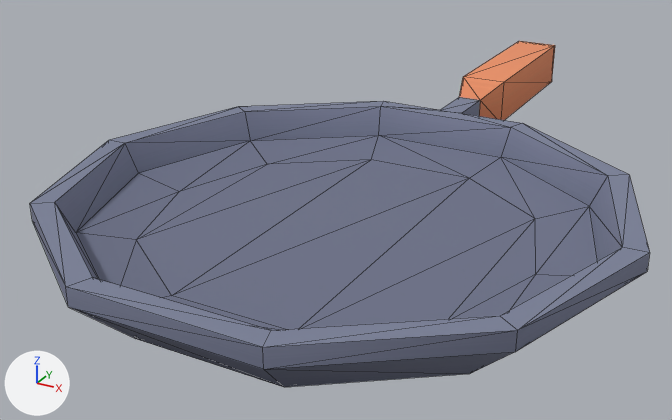
What one commit did to the glTF model assets/props/food/frying-pan.glb.
Before and after are seen from a 50 mm lens placed at (0.449, -0.827, 0.492), pointed at (-0.078, 0.132, 0.013). The axes (+X, +Y, +Z) are drawn at lower left. The lights are the same throughout. The first picture is the older version. Mesh edges are drawn as thin lines. Vertices at exactly the same position are counted once.

The first picture shows 'frying-pan'.
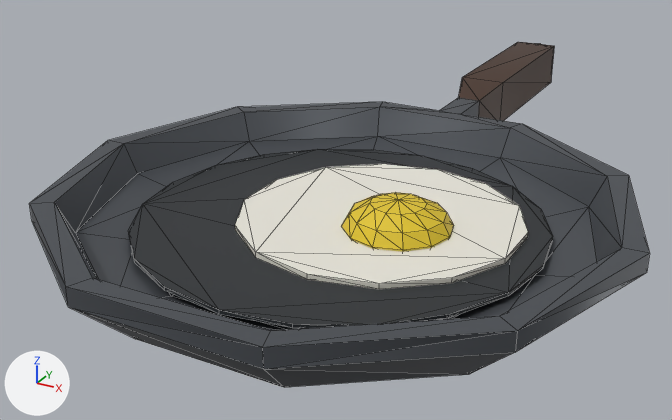
Where the change shows, as pixel boxes [x1, y1, x2, y2] in the pictures (672 x 420 px):
'frying-pan', reshaped, moved, rescaled: before [30, 41, 650, 387]; after [29, 42, 650, 387]
part 1 of me_frying_pan, added: after [128, 149, 553, 328]
part 2 of me_frying_pan, added: after [235, 164, 528, 289]
part 3 of me_frying_pan, added (yellow): after [342, 192, 454, 252]
part 4 of me_frying_pan, recoloured (darker): [30, 98, 650, 387] in both
part 5 of me_frying_pan, recoloured (darker): [459, 42, 554, 120] in both

Edits to the bpy script that builds the scene:
```text
Add mat_steel:
    mat_steel = principled_material('steel')
    mat_steel.base_color = (0.32, 0.34, 0.37)  # grey #999ea4
    mat_steel.metallic = 0.5
    mat_steel.roughness = 0.4
Add mat_walnutdark:
    mat_walnutdark = principled_material('walnutDark')
    mat_walnutdark.base_color = (0.06, 0.028, 0.016)  # brown #452f22
    mat_walnutdark.roughness = 0.55
Add mat_brass:
    mat_brass = principled_material('brass')
    mat_brass.base_color = (0.55, 0.34, 0.07)  # orange #c49e4b
    mat_brass.metallic = 0.6
    mat_brass.roughness = 0.4
Add mat_paper:
    mat_paper = principled_material('paper')
    mat_paper.base_color = (0.8, 0.78, 0.7)  # white #e7e5da
    mat_paper.roughness = 0.9
Add mat_hazard:
    mat_hazard = principled_material('hazard')
    mat_hazard.base_color = (0.75, 0.55, 0.02)  # yellow #e1c427
Add mat_gunmetal:
    mat_gunmetal = principled_material('gunmetal')
    mat_gunmetal.base_color = (0.1, 0.11, 0.125)  # dark grey #595d63
    mat_gunmetal.metallic = 0.5
    mat_gunmetal.roughness = 0.45
Add mat_gunmetaldark:
    mat_gunmetaldark = principled_material('gunmetalDark')
    mat_gunmetaldark.base_color = (0.04, 0.045, 0.05)  # dark grey #383c3f
    mat_gunmetaldark.metallic = 0.4
Change me_frying_pan:
    used by ob_frying_pan; location = (0.0, 0.0, 0.0)
    remove me_frying_pan.from_pydata(...)  # 102 vertices, 200 faces; spans x -0.329..0.329, y -0.313..0.709, z 0.0..0.121
    add me_frying_pan.from_pydata(...)  # 384 vertices, 744 faces; spans x -0.329..0.329, y -0.313..0.714, z 0.0..0.121
    me_frying_pan part 1: a new loose piece, a 20-sided cylinder along z spanning x -0.23..0.23, y -0.23..0.23, z 0.0648..0.0688, in mat_gunmetaldark (dark grey #383c3f)
    me_frying_pan part 2: a new loose piece, a 14-sided cylinder along z spanning x -0.116..0.196, y -0.14..0.18, z 0.0688..0.0748, in mat_paper (white #e7e5da)
    me_frying_pan part 3: a new loose piece, a UV sphere (12 segments, 6 rings, poles along z) spanning x 0.01..0.13, y -0.06..0.06, z 0.047..0.107, in mat_hazard (yellow #e1c427)
    me_frying_pan part 4: 156 faces spanning x -0.329..0.329, y -0.313..0.382, z 0.0..0.105 switch from mat_colormap to mat_gunmetal (dark grey #595d63)
    me_frying_pan part 5: 26 faces spanning x -0.031..0.031, y 0.382..0.709, z 0.058..0.121 switch from mat_colormap to mat_walnutdark (brown #452f22)
    other edits to the shape of me_frying_pan do not show in these pictures
    add me_frying_pan.materials.append(mat_gunmetaldark)  # dark grey #383c3f
    add me_frying_pan.materials.append(mat_paper)  # white #e7e5da
    add me_frying_pan.materials.append(mat_hazard)  # yellow #e1c427
    add me_frying_pan.materials.append(mat_brass)  # orange #c49e4b
    add me_frying_pan.materials.append(mat_steel)  # grey #999ea4
Change ob_frying_pan:
    ob_frying_pan.location: (0.0, 0.0, 0.0) -> (0.0, -0.001, 0.0)
    ob_frying_pan.scale: (1.0, 1.0, 1.0) -> (1.0, 0.995, 1.0)
```
